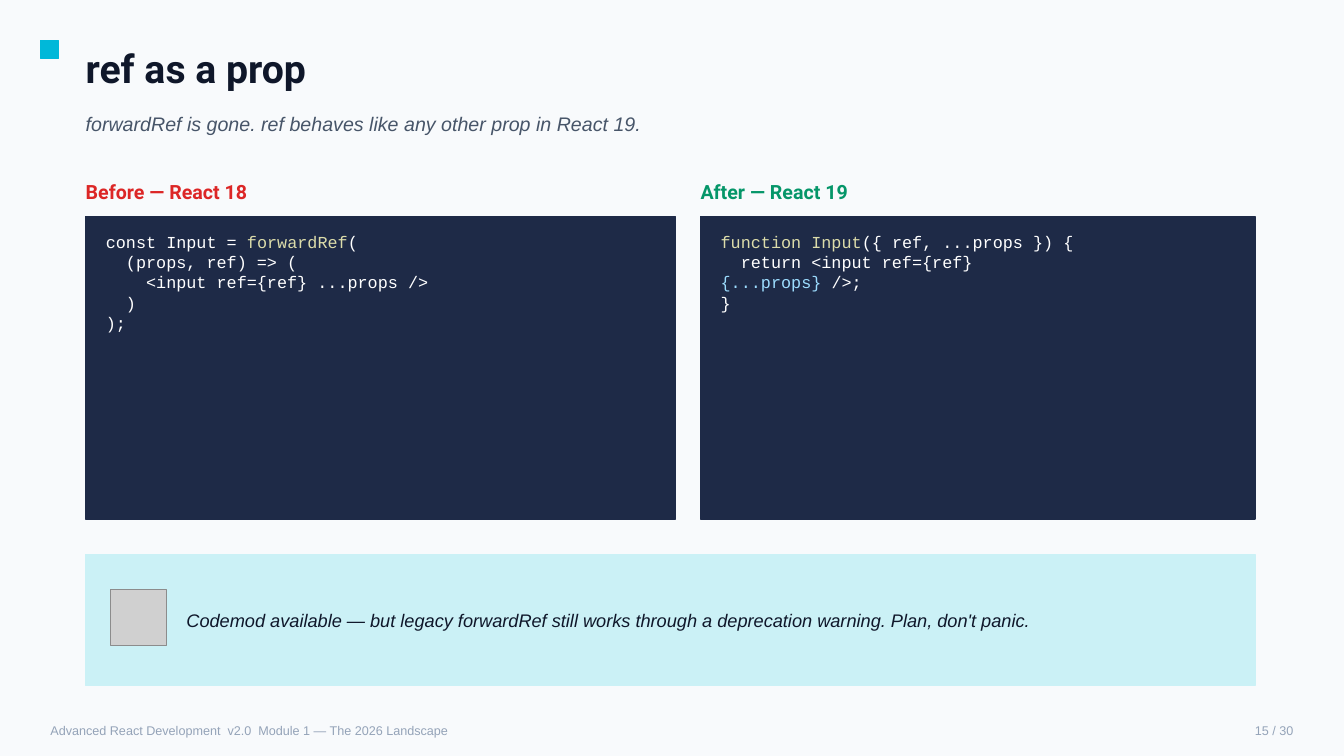
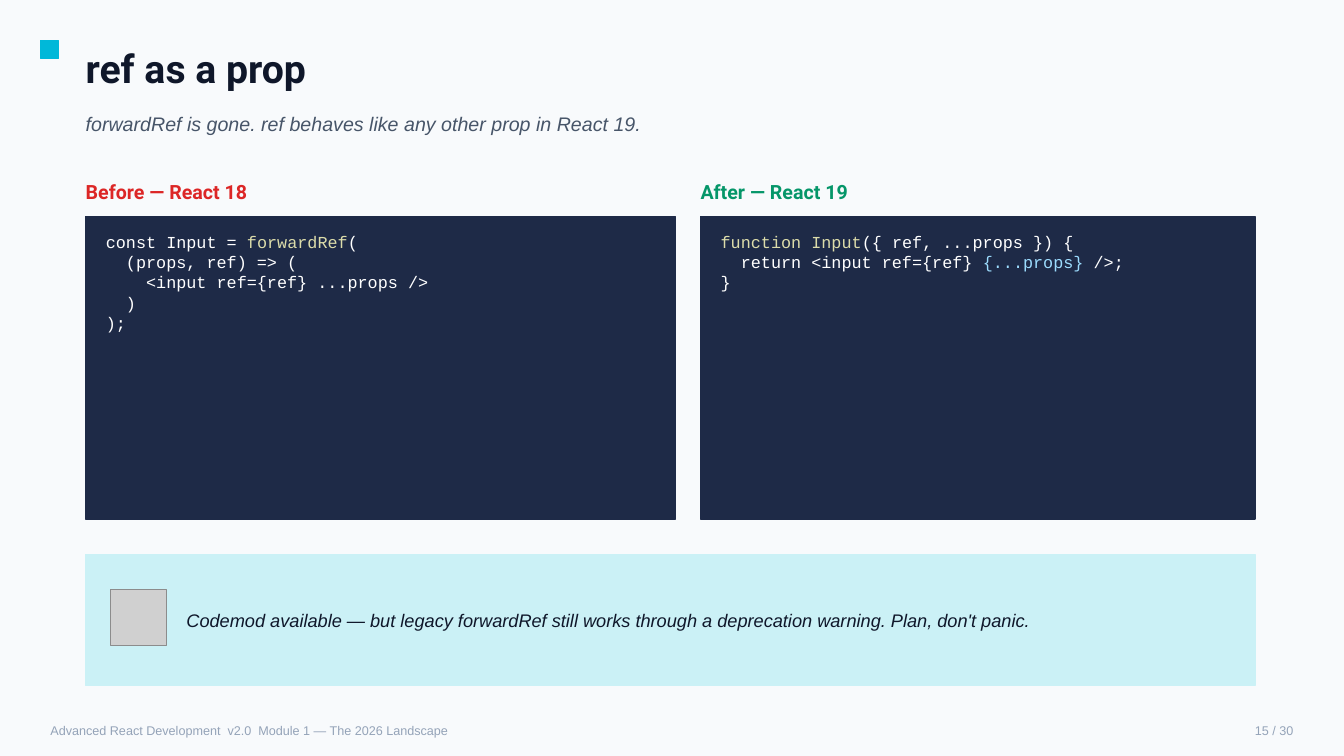
Before and after one commit to chrisminnick/advanced-react-19, a slide deck: slide 15 of instructor/advanced_react_v2.pptx. Drawn at 1344x756 pixels with LibreOffice and Linux fonts; fonts in the diff are those of the drawing; grey boxes stand for pictures. Boxes give left, top, right and bottom in pixels: in the first picture for what was removed or moved away, otherwise in the second. Text is boxed around its words. In the diff, an @@ line names an element or a change of style, - is before the commit and + after.

```diff
--- a/instructor/advanced_react_v2.pptx
+++ b/instructor/advanced_react_v2.pptx
@@ text at bbox=[741, 256, 1084, 272]: text changed @@
-return <input ref={ref}
-{...props} />;
-}
+return <input ref={ref} {...props} />;
+}
```
Also in this commit, not shown: 72 other slides changed, 6 other files.
